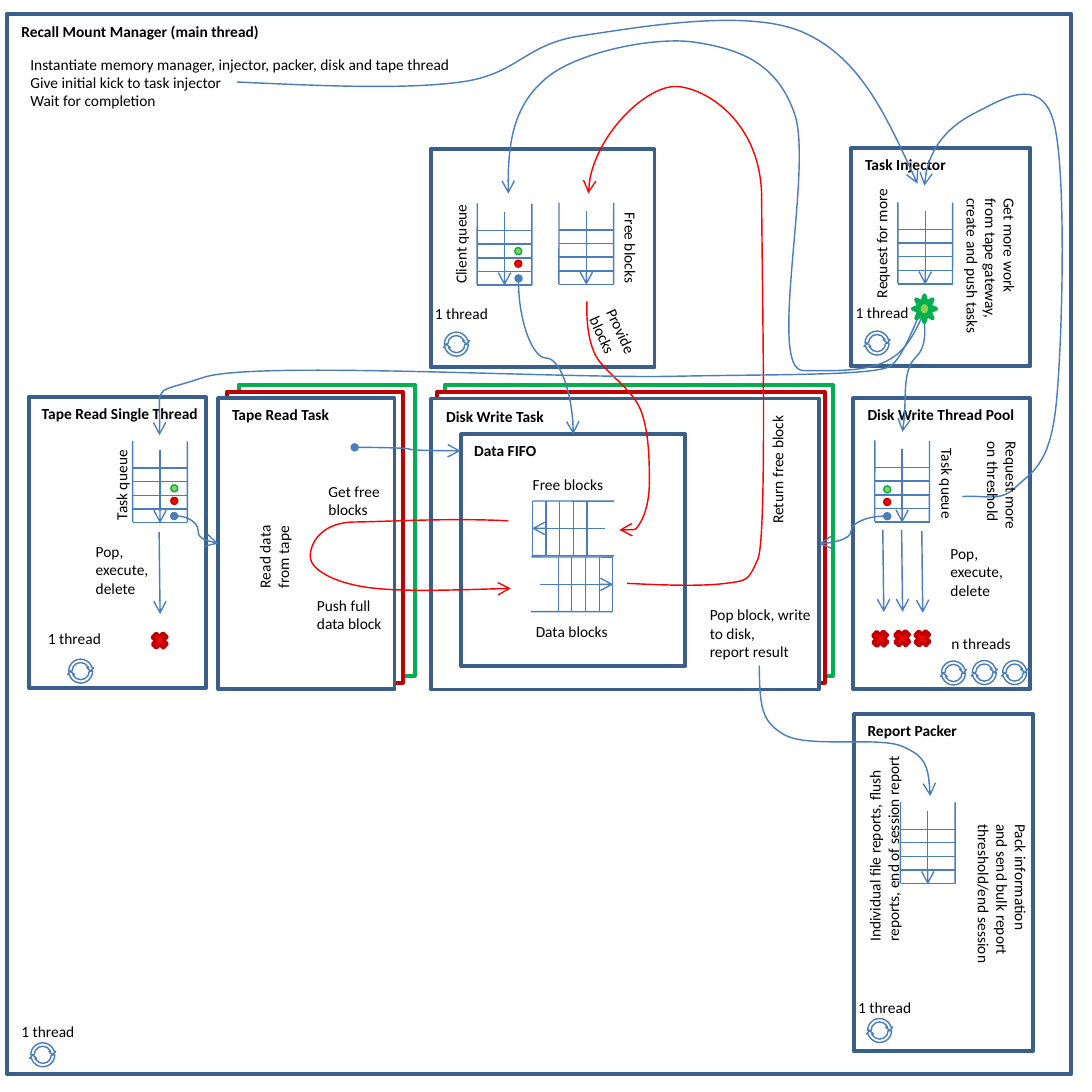
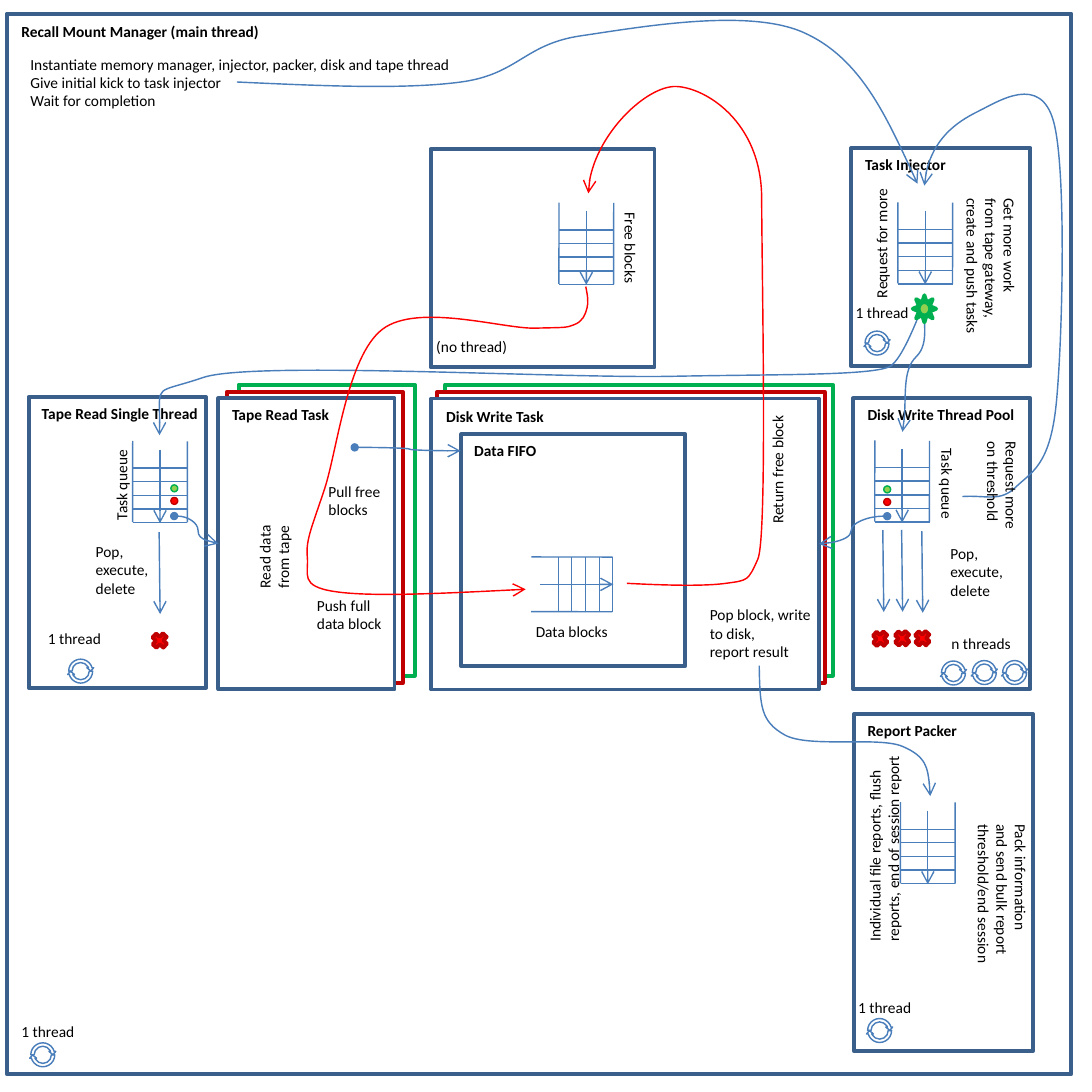
Before and after one commit to cern-cta/CTA, a slide deck: slide 1 of castor/tape/tapeserver/documentation/images/RecallMountMM.pptx. Drawn at 1092x1092 pixels with LibreOffice and Linux fonts; fonts in the diff are those of the drawing. Boxes give left, top, right and bottom in pixels: in the first picture for what was removed or moved away, otherwise in the second. Text is boxed around its words. In the diff, an @@ line names an element or a change of style, - is before the commit and + after.

Commit message:
Documentation fixed for the new tape server
Fixed the read session memory management layout as the file size if not know before hand
(and not really needed, as we read files and consume free blocks in sequence.
Extended the description of the file support classes.
Fixed minor compilation issue.

```diff
--- a/castor/tape/tapeserver/documentation/images/RecallMountMM.pptx
+++ b/castor/tape/tapeserver/documentation/images/RecallMountMM.pptx
@@ freeform shape removed at <box>509,42,924,371</box> @@
@@ text removed at <box>452,208,471,283</box> @@
-Client queue
@@ group removed at <box>477,204,532,285</box>: 7 lines, 1 arrow @@
@@ ellipse removed at <box>514,261,521,267</box> @@
@@ ellipse removed at <box>514,248,521,255</box> @@
@@ freeform shape: place and size @@
-freeform shape at <box>310,520,511,590</box>
+freeform shape at <box>306,287,588,595</box>
@@ ellipse removed at <box>514,274,521,281</box> @@
@@ curved arrow removed from (518, 281) to (572, 434) @@
@@ text removed at <box>573,291,651,381</box> @@
-Provide
-blocks
@@ freeform shape removed at <box>586,301,649,529</box> @@
@@ text at <box>436,341,507,354</box>: text changed @@
-1 thread
+(no thread)
@@ circular arrow removed at <box>442,330,470,358</box> @@
@@ circular arrow removed at <box>442,330,470,358</box> @@
@@ text removed at <box>533,479,603,490</box> @@
-Free blocks
@@ text at <box>328,486,380,497</box>: text changed @@
-Get free
+Pull free
@@ group removed at <box>532,500,614,556</box>: 7 lines, 1 arrow @@
```
Also in this commit, not shown: 3 other files.
